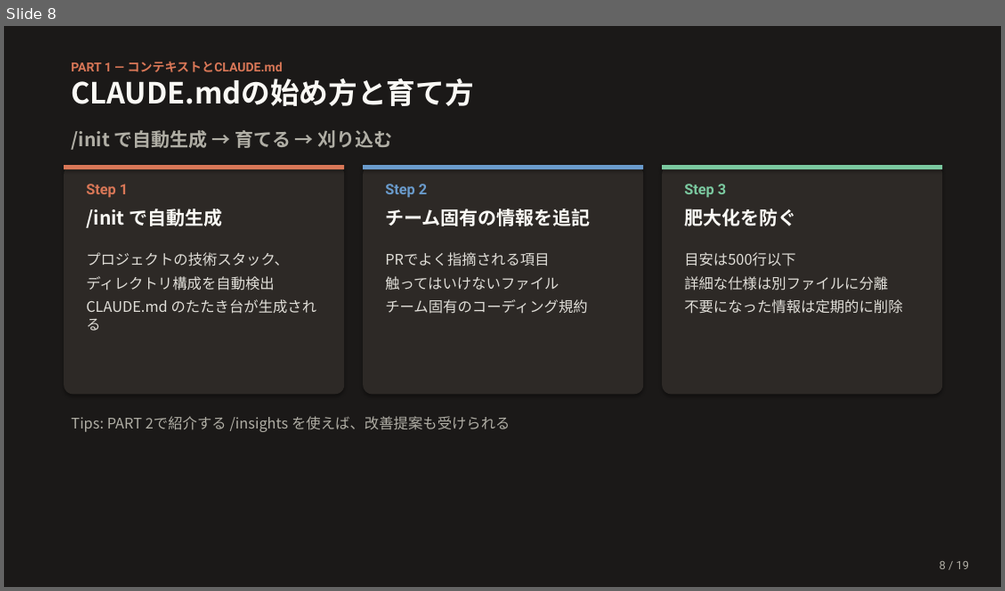
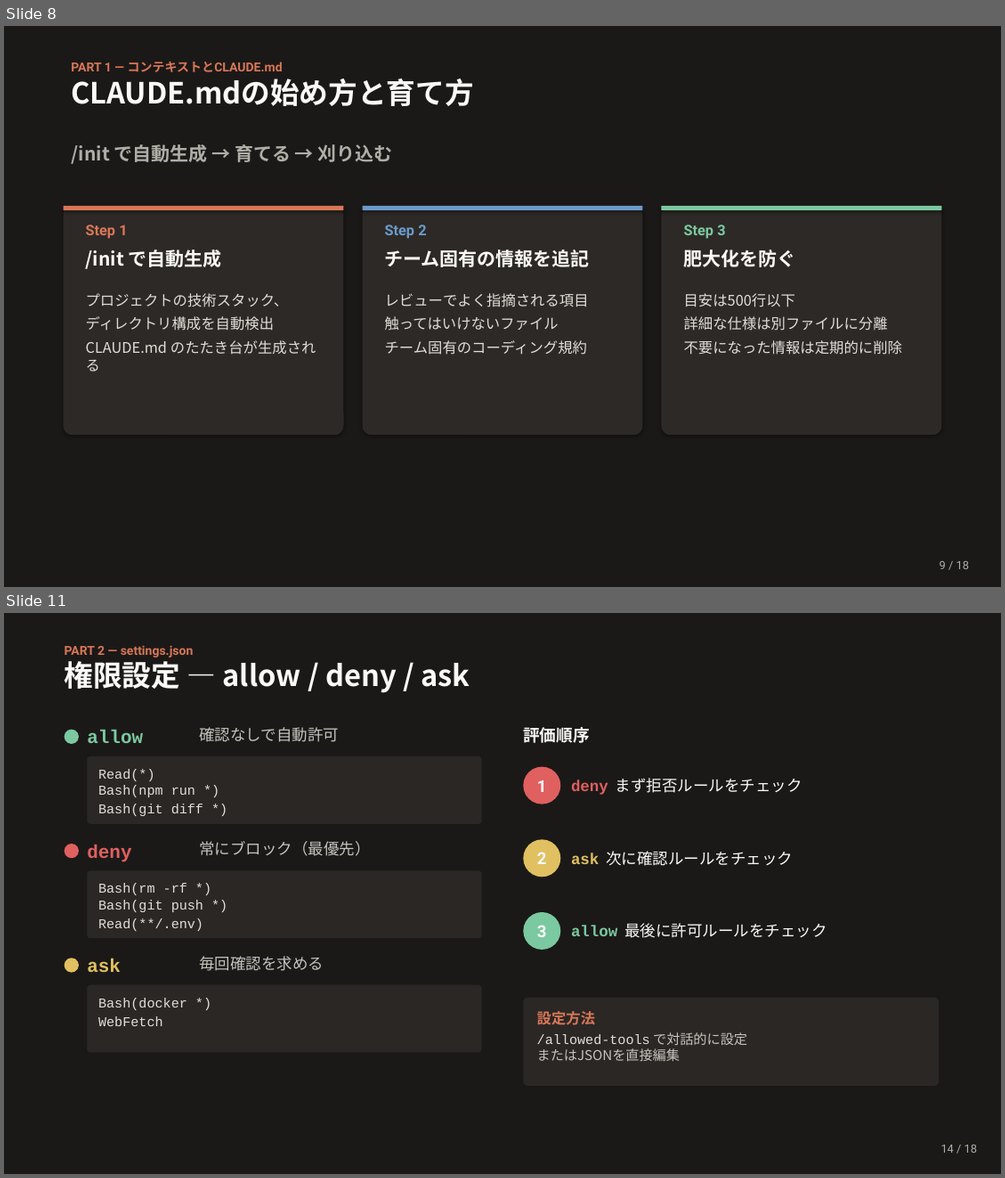
Before and after one commit to Ischca/zenn, a slide deck: slides/Claude_session2.pptx. Shown one above the other, each under a label of ours: slide 8 before the commit, slides 8 and 11 after it; the slides between them are not shown. The pictures are 1005x591 and 1005x1178 pixels, drawn with LibreOffice and Linux fonts; fonts in the diff are those of the drawing. Boxes give left, top, right and bottom in pixels: in the first picture for what was removed or moved away, otherwise in the second. Text is boxed around its words. In the diff, an @@ line names an element or a change of style, - is before the commit and + after.

```diff
--- a/slides/Claude_session2.pptx
+++ b/slides/Claude_session2.pptx
@@ slide 11 added at (4, 613, 1001, 1174), background #1B1918 @@
@@ text added at (65, 645, 194, 657), 12 pt, text #D97757, bold @@
+PART 2 — settings.json
@@ text added at (65, 657, 469, 693), 28 pt, text #FAF9F5, bold @@
+権限設定 — allow / deny / ask
@@ ellipse added at (65, 730, 79, 744), fill #7BC9A0 @@
@@ text added at (87, 730, 143, 743), 18 pt, text #7BC9A0, bold @@
+allow
@@ text added at (199, 727, 339, 742), 15 pt, text #C5C3BB @@
+確認なしで自動許可
@@ text added at (523, 727, 589, 743), 16 pt, text #FAF9F5, bold @@
+評価順序
@@ rounded rectangle added at (87, 756, 482, 824), fill #2A2725, 13 pt, text #E0DED8 @@
+Read(*)
+Bash(npm run *)
+Bash(git diff *)
@@ ellipse added at (523, 767, 560, 804), fill #E06060, 16 pt, text #FAF9F5, bold @@
+1
@@ text added at (571, 778, 802, 795), 15 pt, text #FAF9F5 @@
+deny まず拒否ルールをチェック
@@ ellipse added at (65, 844, 79, 858), fill #E06060 @@
@@ text added at (87, 844, 131, 862), 18 pt, text #E06060, bold @@
+deny
@@ text added at (199, 841, 370, 856), 15 pt, text #C5C3BB @@
+常にブロック（最優先）
@@ ellipse added at (523, 840, 560, 877), fill #E0C060, 16 pt, text #FAF9F5, bold @@
+2
@@ text added at (571, 851, 793, 866), 15 pt, text #FAF9F5 @@
+ask 次に確認ルールをチェック
@@ rounded rectangle added at (87, 870, 482, 938), fill #2A2725, 13 pt, text #E0DED8 @@
+Bash(rm -rf *)
+Bash(git push *)
+Read(**/.env)
@@ ellipse added at (523, 912, 560, 949), fill #7BC9A0, 16 pt, text #FAF9F5, bold @@
+3
@@ text added at (571, 923, 826, 938), 15 pt, text #FAF9F5 @@
+allow 最後に許可ルールをチェック
@@ ellipse added at (65, 957, 79, 972), fill #E0C060 @@
@@ text added at (87, 958, 121, 972), 18 pt, text #E0C060, bold @@
+ask
@@ text added at (199, 956, 324, 971), 15 pt, text #C5C3BB @@
+毎回確認を求める
@@ rounded rectangle added at (87, 985, 482, 1052), fill #2A2725, 13 pt, text #E0DED8 @@
+Bash(docker *)
+WebFetch
@@ rounded rectangle added at (523, 997, 938, 1086), fill #2A2725, 13 pt, text #C5C3BB @@
+設定方法
+/allowed-tools で対話的に設定
+またはJSONを直接編集
@@ text added at (941, 1144, 977, 1152), 11 pt, text #B0AEA5 @@
+14 / 18
@@ slide 8 changed as well @@
@@ text "/init で自動生成 → 育てる → ...": place and size @@
-text "/init で自動生成 → 育てる → ..." at (71, 130, 393, 150)
+text "/init で自動生成 → 育てる → ..." at (71, 144, 393, 164)
@@ 8 texts, 3 rounded rectangles, 3 rectangles: place and size @@
-8 texts, 3 rounded rectangles, 3 rectangles at (64, 165, 942, 394)
+8 texts, 3 rounded rectangles, 3 rectangles at (63, 206, 942, 435)
@@ text "レビューでよく指摘される項目": place and size @@
-text "レビューでよく指摘される項目" at (385, 252, 587, 313)
+text "レビューでよく指摘される項目" at (385, 293, 589, 354)
@@ text at (385, 293, 589, 307): text changed @@
-PRでよく指摘される項目
+レビューでよく指摘される項目
@@ text removed at (71, 416, 510, 432) @@
-Tips: PART 2で紹介する /insights を使えば、改善提案も受けられる
```
Also in this commit, not shown: 6 other slides changed, 7 other slides added, 12 slides removed, 8 other files.
